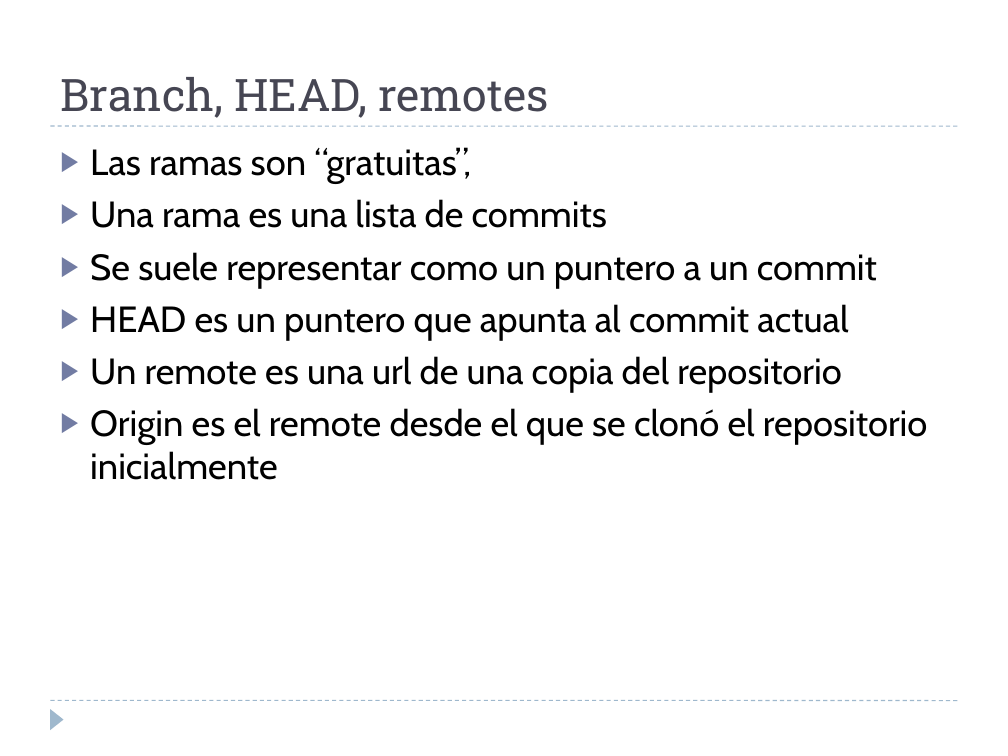
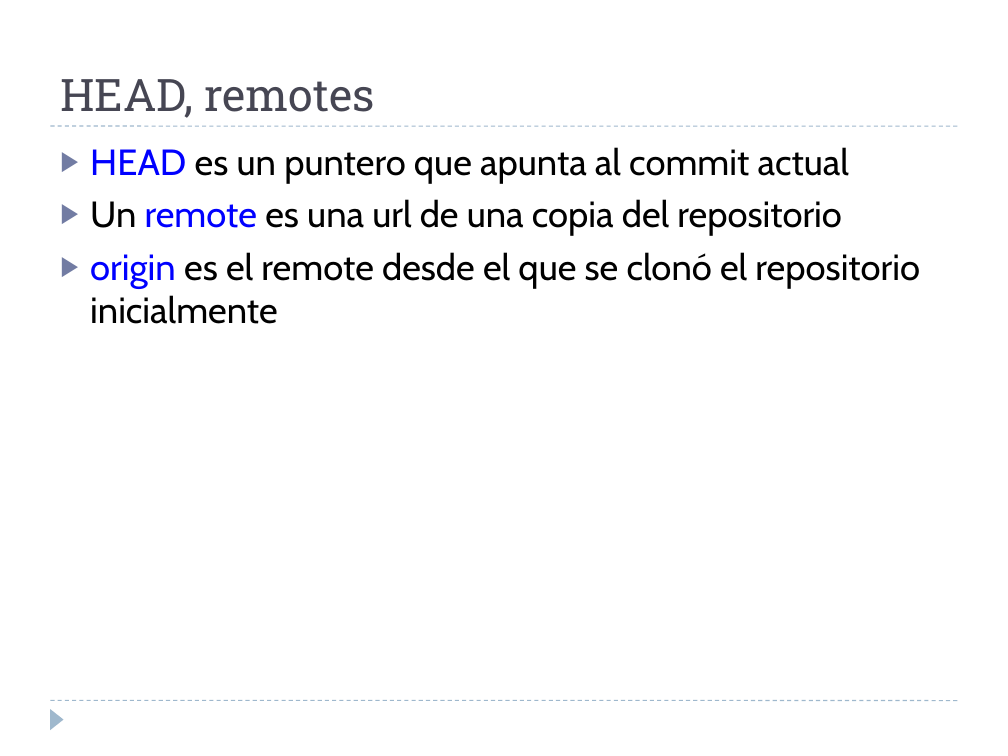
Before and after one commit to martina-if/curso_git, a slide deck: slide 11 of GIT.ppt. Drawn at 1008x756 pixels with LibreOffice and Linux fonts; fonts in the diff are those of the drawing. Boxes give left, top, right and bottom in pixels: in the first picture for what was removed or moved away, otherwise in the second. Text is boxed around its words. In the diff, an @@ line names an element or a change of style, - is before the commit and + after.

```diff
--- a/GIT.ppt
+++ b/GIT.ppt
@@ text at [60,79,374,118]: text changed @@
-Branch, HEAD, remotes
+HEAD, remotes
@@ text at [90,147,877,288]: paragraphs removed @@
-▶ Las ramas son “gratuitas”,
-▶ Una rama es una lista de commits
-▶ Se suele representar como un puntero a un commit
@@ text at [90,147,849,236]: text colour #000000 to #0000FF in "HEAD", "remote" @@
@@ text at [90,252,920,324]: text changed @@
-▶ Origin es el remote desde el que se clonó el repositorio inicialmente
+▶ origin es el remote desde el que se clonó el repositorio inicialmente
```
Also in this commit, not shown: 2 other slides changed, 5 slides added.
